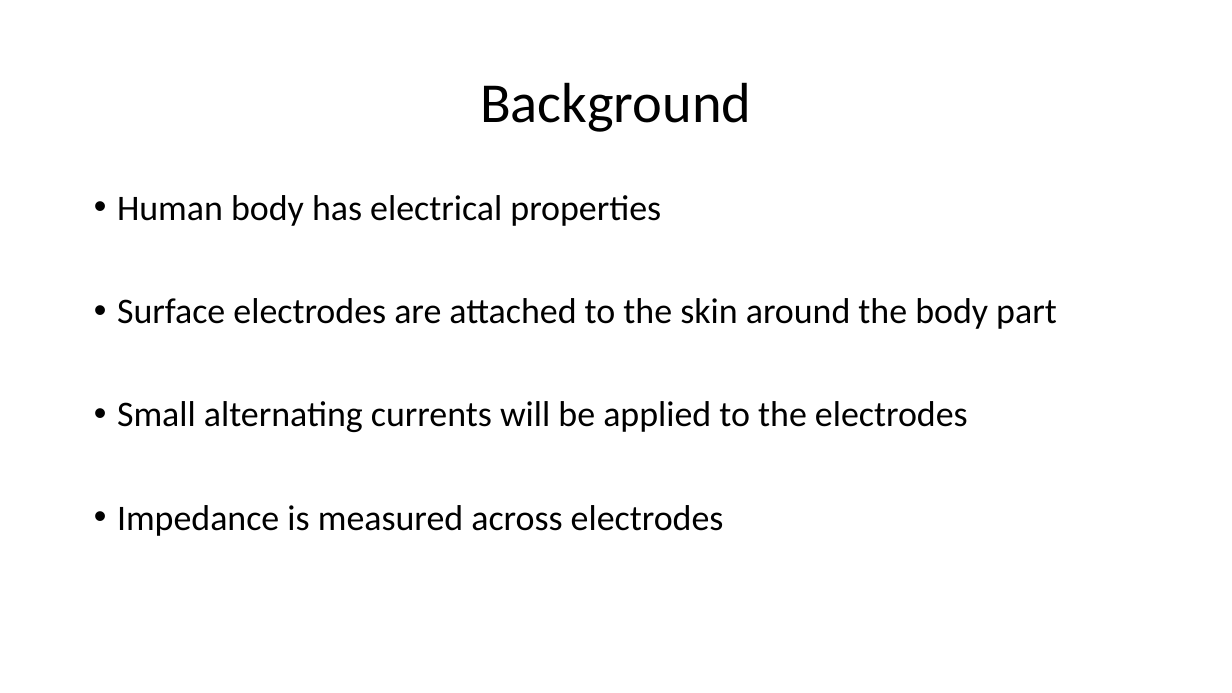
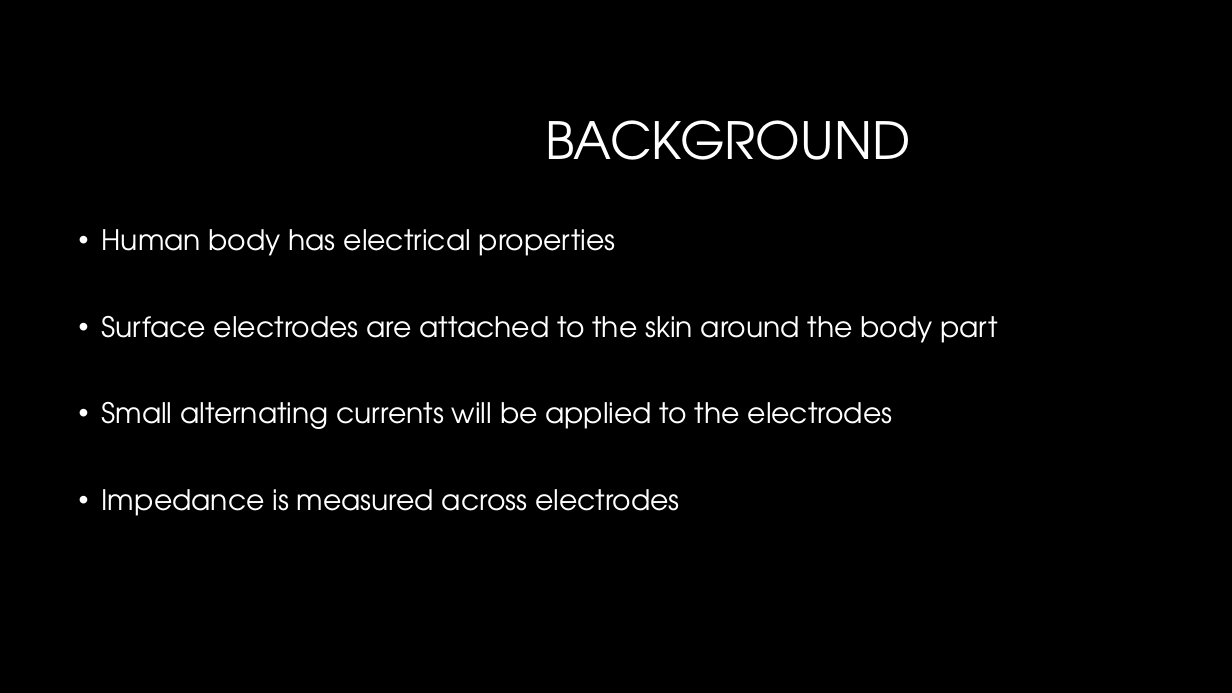
Before and after one commit to nsudhanva/eit, a slide deck: slide 4 of docs/Electrical Impedance Tomography.pptx. Drawn at 1232x693 pixels with LibreOffice and Linux fonts; fonts in the diff are those of the drawing; background and template pictures are left out. Boxes give left, top, right and bottom in pixels: in the first picture for what was removed or moved away, otherwise in the second. Text is boxed around its words. In the diff, an @@ line names an element or a change of style, - is before the commit and + after.

Commit message:
Added Theme

```diff
--- a/docs/Electrical Impedance Tomography.pptx
+++ b/docs/Electrical Impedance Tomography.pptx
@@ background #FFFFFF to #000000 @@
@@ title at (545,120,910,160): text changed; size 44 to 40 pt; font Calibri to TeX Gyre Adventor; text colour #000000 to #FFFFFF @@
-Background
+BACKGROUND
@@ text "Human body has electrical properties": place and size @@
-text "Human body has electrical properties" at (117,195,1057,536)
+text "Human body has electrical properties" at (102,229,997,516)
@@ text "Human body has electrical properties" at (102,229,997,516): size 28 to 22 pt, font Calibri to TeX Gyre Adventor, text colour #000000 to #FFFFFF @@
```
Also in this commit, not shown: 10 other slides changed.
